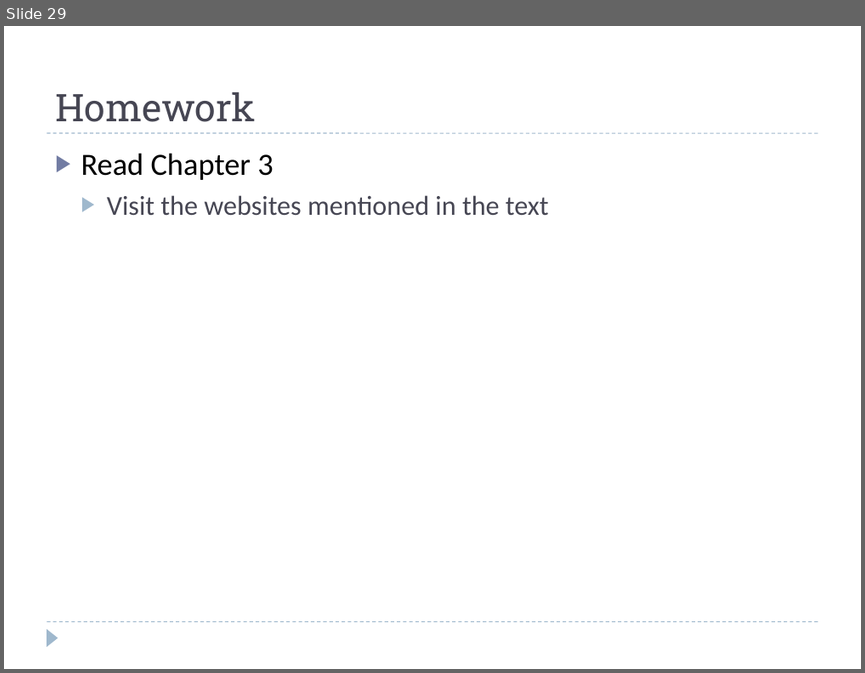
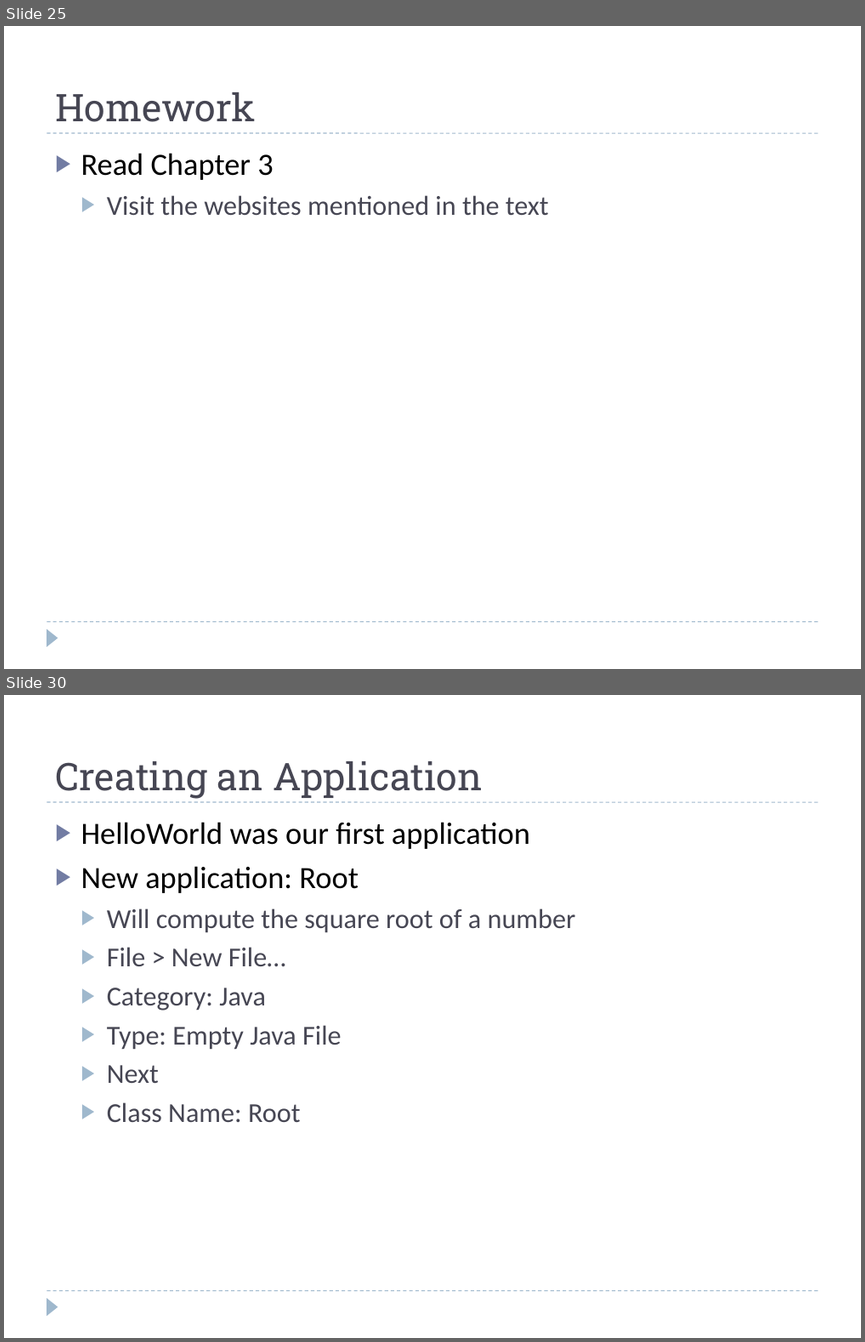
Before and after one commit to fujiboy/JavaClass_2013_Summer, a slide deck: Introduction to Java Programming.pptx. Shown one above the other, each under a label of ours: slide 29 before the commit, slides 25 and 30 after it; the slides between them are not shown. The pictures are 865x673 and 865x1342 pixels, drawn with LibreOffice and Linux fonts; fonts in the diff are those of the drawing; background and template pictures are left out. Boxes give left, top, right and bottom in pixels: in the first picture for what was removed or moved away, otherwise in the second. Text is boxed around its words. In the diff, an @@ line names an element or a change of style, - is before the commit and + after.

Commit message:
Partial Updates for Chapter 4
Added Root and BlankFiller examples, updated PPT

```diff
--- a/Introduction to Java Programming.pptx
+++ b/Introduction to Java Programming.pptx
@@ slide 30 added at [4, 695, 861, 1338], background #FFFFFF; not listed: 3 template elements that a slide beside it also shows @@
@@ title added at [55, 761, 483, 799], 32 pt, text #464653 @@
+Creating an Application
@@ text added at [81, 822, 576, 1122], 23 pt, text #464653 @@
+▶ HelloWorld was our first application
+▶ New application: Root
+  ▶ Will compute the square root of a number
+  ▶ File > New File…
+  ▶ Category: Java
+  ▶ Type: Empty Java File
+  ▶ Next
+  ▶ Class Name: Root
@@ what was slide 29 is now slide 25 @@
```
Also in this commit, not shown: 1 slide changed, 14 other slides added, 3 slides removed, 3 other files.
